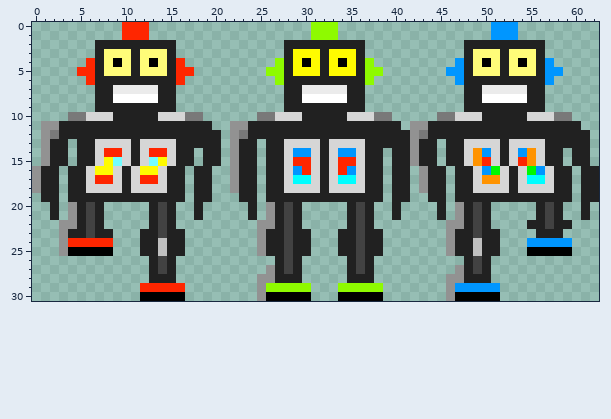
Pixel-art sprite: RoboNeko/robits.png. The first picture shows the starting point.
The file is 63x31 pixels.
After:
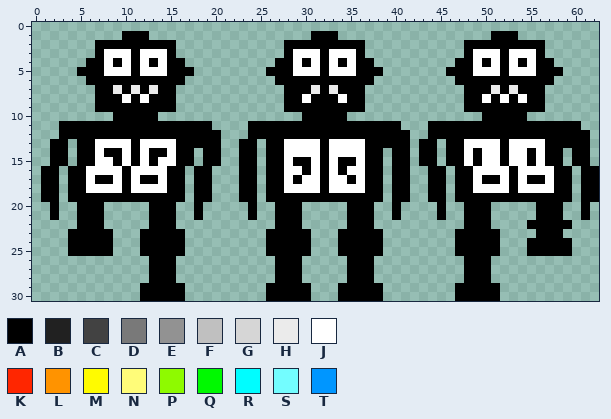
Palette (. is transparent): A #000000  B #212121  C #424242  D #797979  E #929292  F #c0c0c0  G #d6d6d6  H #ebebeb  J #ffffff  K #ff2600  L #ff9300  M #fffb00  N #fffc79  P #8efa00  Q #00f900  R #00fdff  S #73fdff  T #0096ff
Log entry: Change robit sprite to be monochrome, like the X11 Neko
Edits made:
Changed rows in their new state; - is an unchanged pixel.
first column x 0:
 0 ----------...------------------...-----------------...---------
 1 ----------AAA------------------AAA-----------------AAA---------
 2 -------AAAAAAAAA------------AAAAAAAAA-----------AAAAAAAAA------
 3 -------AJJJAJJJA------------AJJJAJJJA-----------AJJJAJJJA------
 4 ------AAJ-JAJ-JAA----------AAJ-JAJ-JAA---------AAJ-JAJ-JAA-----
 5 -----AAAJJJAJJJAAA--------AAAJJJAJJJAAA-------AAAJJJAJJJAAA----
 6 ------AAAAAAAAAAA----------AAAAAAAAAAA---------AAAAAAAAAAA-----
 7 -------AA-A-A-AA------------AAA-A-AAA-----------AAA-A-AAA------
 8 -------AAA-A-AAA------------AA-AAA-AA-----------AA-A-A-AA------
 9 -------AAAAAAAAA------------AAAAAAAAA-----------AAAAAAAAA------
10 ----.....AAAAA.....------.....AAAAA.....-----.....AAAAA.....---
11 -..AAAAAAAAAAAAAAAAA--..AAAAAAAAAAAAAAAAA-..AAAAAAAAAAAAAAAAA--
12 -..AAAAAAAAAAAAAAAAAA-..AAAAAAAAAAAAAAAAAA..AAAAAAAAAAAAAAAAAA-
13 -.AA-AAJJJJAJJJJAAAAA-.AA-AAJJJJAJJJJAAAAA.AA-AAJJJJAJJJJAAAAA-
14 -.AA-AAJAAJAJAAJAA-AA-.AA-AAJJJJAJJJJAA-AA.AA-AAJAJJAJJAJAA-AA-
15 -.AA-AAJJAJAJAJJAA-AA-.AA-AAJAAJAJAAJAA-AA.AA-AAJAJJAJJAJAA-AA-
16 .AA-AAJJJJAJJJJAA-AA--.AA-AAJJAJAJAJJAA-AA-.AA-AAJJJJAJJJJAA-AA
17 .AA-AAJAAJAJAAJAA-AA--.AA-AAJAJJAJJAJAA-AA-.AA-AAJAAJAJAAJAA-AA
18 .AA-AAJJJJAJJJJAA-AA--.AA-AAJJJJAJJJJAA-AA-.AA-AAJJJJAJJJJAA-AA
19 -AA-AAAAAAAAAAAAA-AA---AA-AAAAAAAAAAAAA-AA--AA-AAAAAAAAAAAAA-AA
20 --A-.AAA-----AAA--A-----A-.AAA-----AAA--A----A-.AAA-----AAA--A-
21 --A-.AAA-----AAA--A-----A-.AAA-----AAA--A----A-.AAA-----AAA--A-
22 ---..AAA-----AAA---------..AAA-----AAA--------..AAA----AAAAA---
23 ---.AAAAA---AAAAA--------.AAAAA---AAAAA-------.AAAAA----AAA----
24 ---.AAAAA---AAAAA--------.AAAAA---AAAAA-------.AAAAA---AAAAA---
25 ---.--------AAAAA--------.AAAAA---AAAAA-------.AAAAA-----------
26 -------------AAA-----------AAA-----AAA----------AAA------------
27 -------------AAA----------.AAA-----AAA---------.AAA------------
28 -------------AAA---------..AAA-----AAA--------..AAA------------
29 ------------AAAAA--------.AAAAA---AAAAA-------.AAAAA-----------
30 -------------------------.--------------------.----------------
Changed places in both pictures, as pixel boxes (x1, y1, x2, y2):
changed: (32, 22, 599, 301)
